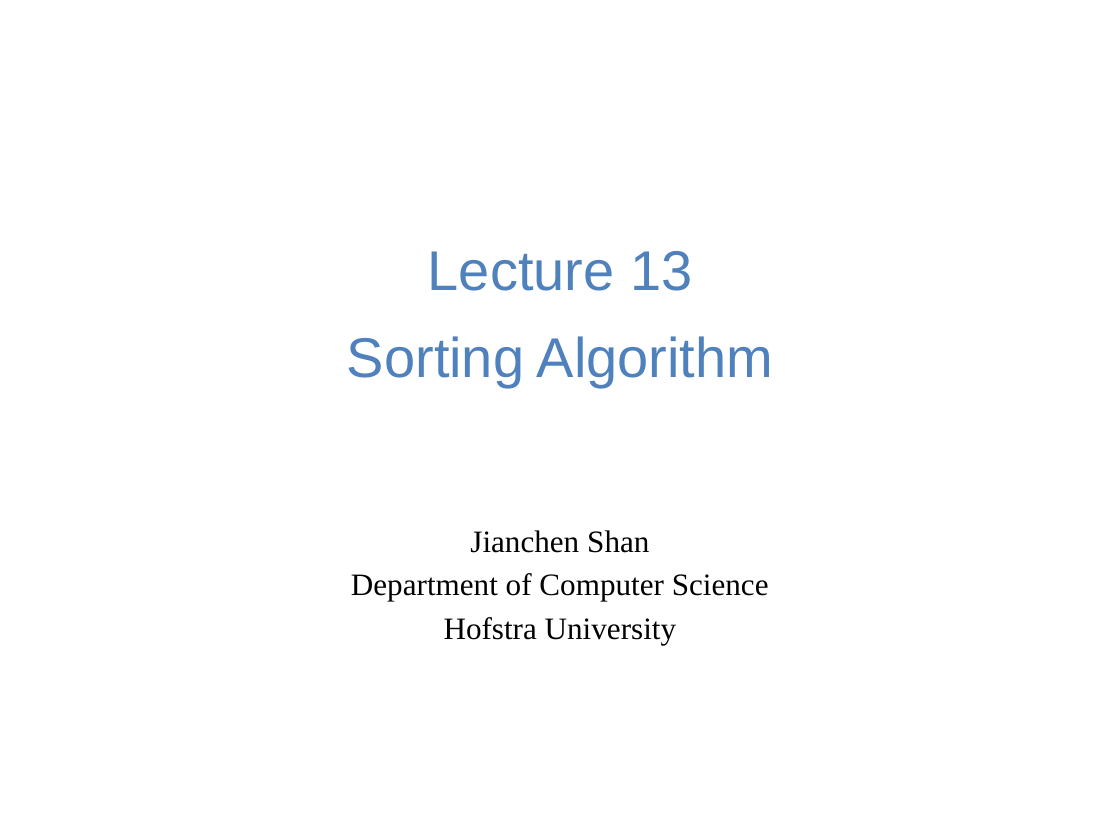
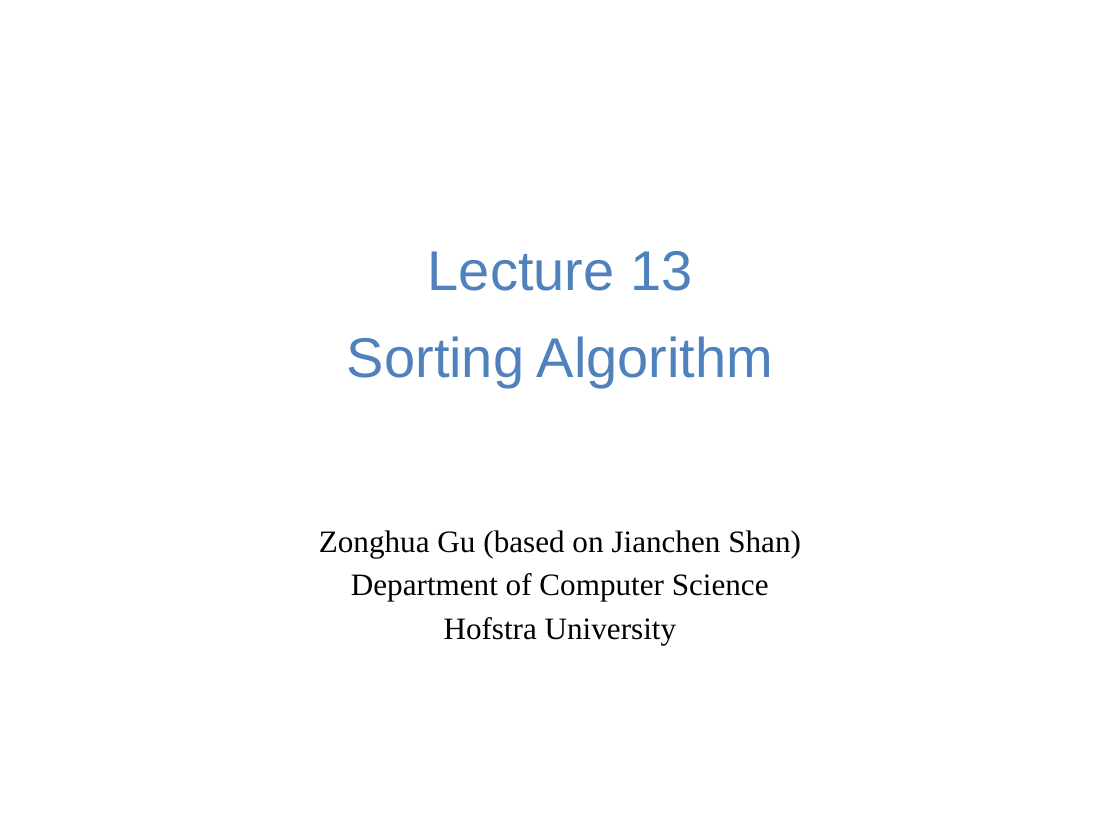
Before and after one commit to guhofstra/CSC111Fa25, a slide deck: slide 1 of PPTs/Lecture 13-sorting algorithms.pptx. Drawn at 1120x840 pixels with LibreOffice and Linux fonts; fonts in the diff are those of the drawing. Boxes give left, top, right and bottom in pixels: in the first picture for what was removed or moved away, otherwise in the second. Text is boxed around its words. In the diff, an @@ line names an element or a change of style, - is before the commit and + after.

```diff
--- a/PPTs/Lecture 13-sorting algorithms.pptx
+++ b/PPTs/Lecture 13-sorting algorithms.pptx
@@ subtitle at box(319, 530, 801, 557): text changed @@
-Jianchen Shan
+Zonghua Gu (based on Jianchen Shan)
```
Also in this commit, not shown: 10 other slides changed, 1 slide added, 1 slide removed, 6 other files.
